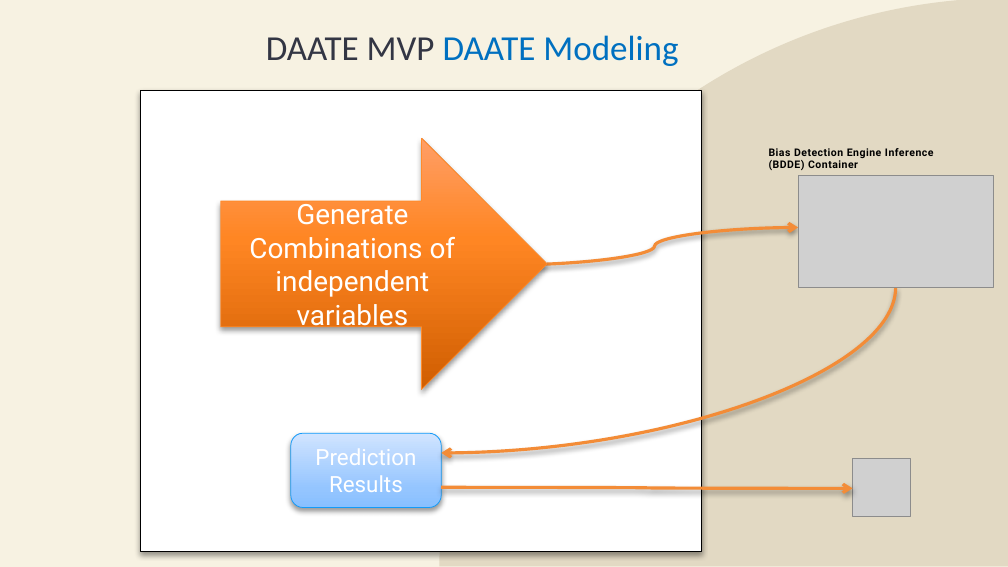
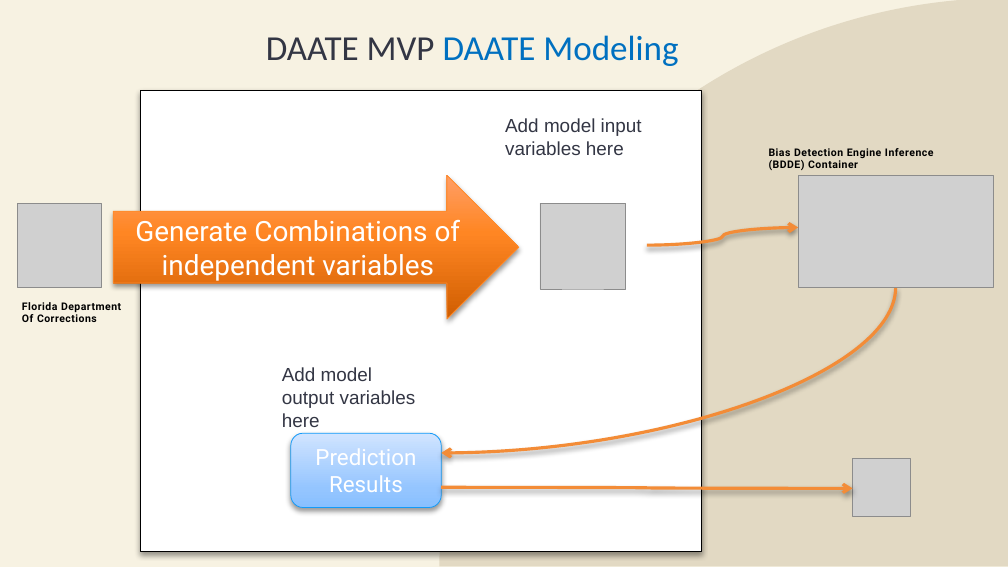
Before and after one commit to mspuckit/DAATE, a slide deck: slide 3 of assets/resources/graph for web_page.pptx. Drawn at 1008x567 pixels with LibreOffice and Linux fonts; fonts in the diff are those of the drawing; grey boxes stand for pictures. Boxes give left, top, right and bottom in pixels: in the first picture for what was removed or moved away, otherwise in the second. Text is boxed around its words. In the diff, an @@ line names an element or a change of style, - is before the commit and + after.

```diff
--- a/assets/resources/graph for web_page.pptx
+++ b/assets/resources/graph for web_page.pptx
@@ text added at [505, 118, 642, 155], 18 pt, text #333644 @@
+Add model input variables here
@@ right arrow "Generate Combinations of independent variables": place and size @@
-right arrow "Generate Combinations of independent variables" at [221, 138, 547, 389]
+right arrow "Generate Combinations of independent variables" at [113, 175, 519, 319]
@@ picture added at [18, 203, 102, 287] @@
@@ picture added at [540, 203, 626, 290] @@
@@ curved arrow moved from (511, 265) - (799, 228) to (647, 245) - (799, 228) @@
@@ text added at [22, 302, 121, 322], 10 pt, text #000000, bold @@
+Florida Department Of Corrections
@@ text added at [282, 367, 416, 427], 18 pt, text #333644 @@
+Add model output variables here
```
Also in this commit, not shown: 1 other slide changed, 2 other files.
